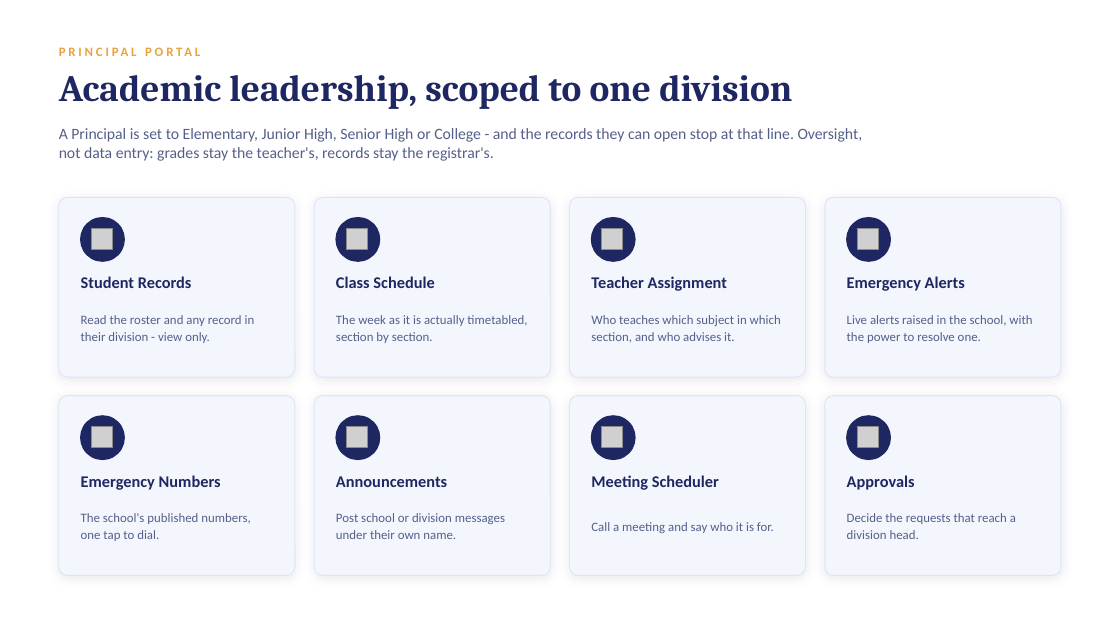
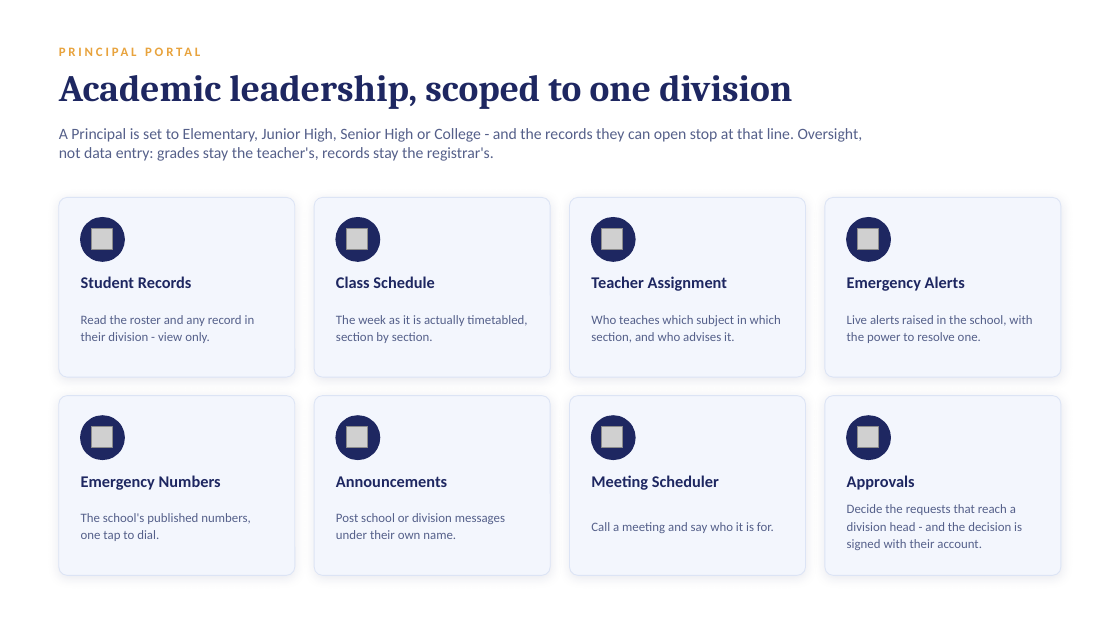
Before and after one commit to jcem0615-rgb/School-saas, a slide deck: slide 5 of marketing/LogicClass-Demo.pptx. Drawn at 1120x630 pixels with LibreOffice and Linux fonts; fonts in the diff are those of the drawing; grey boxes stand for pictures. Boxes give left, top, right and bottom in pixels: in the first picture for what was removed or moved away, otherwise in the second. Text is boxed around its words. In the diff, an @@ line names an element or a change of style, - is before the commit and + after.

```diff
--- a/marketing/LogicClass-Demo.pptx
+++ b/marketing/LogicClass-Demo.pptx
@@ text at (847,504,1022,550): text changed @@
-Decide the requests that reach a division head.
+Decide the requests that reach a division head - and the decision is signed with their account.
```
Also in this commit, not shown: 4 other slides changed, 6 other files.
